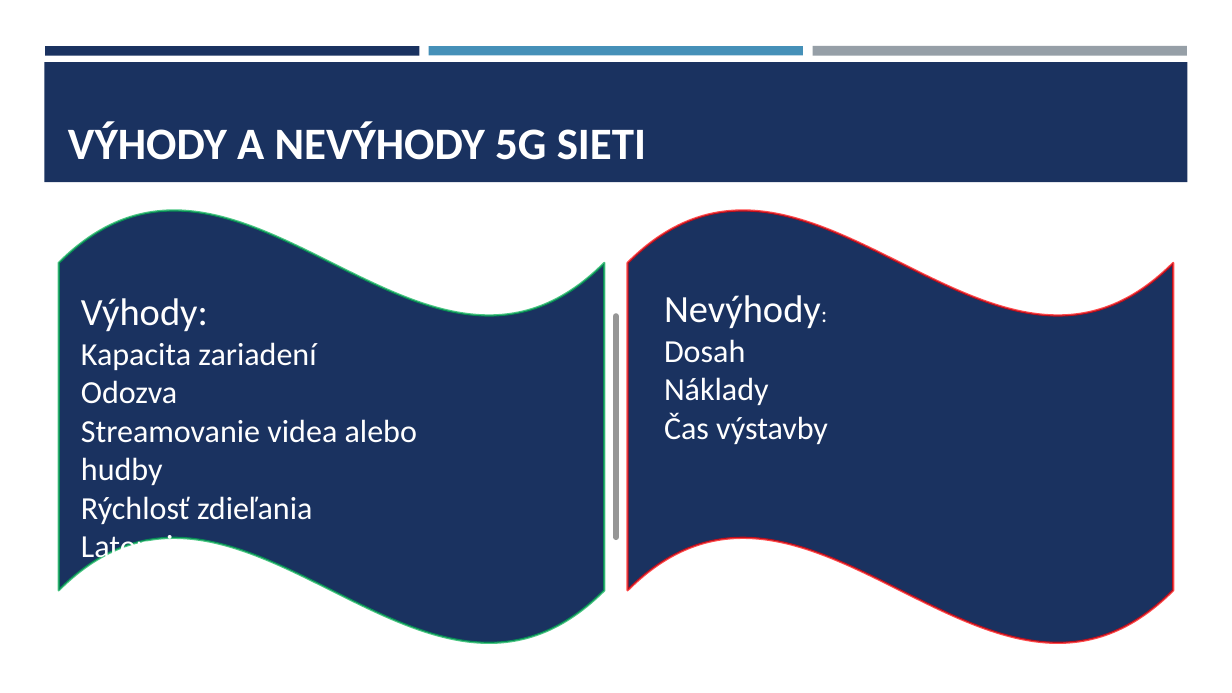
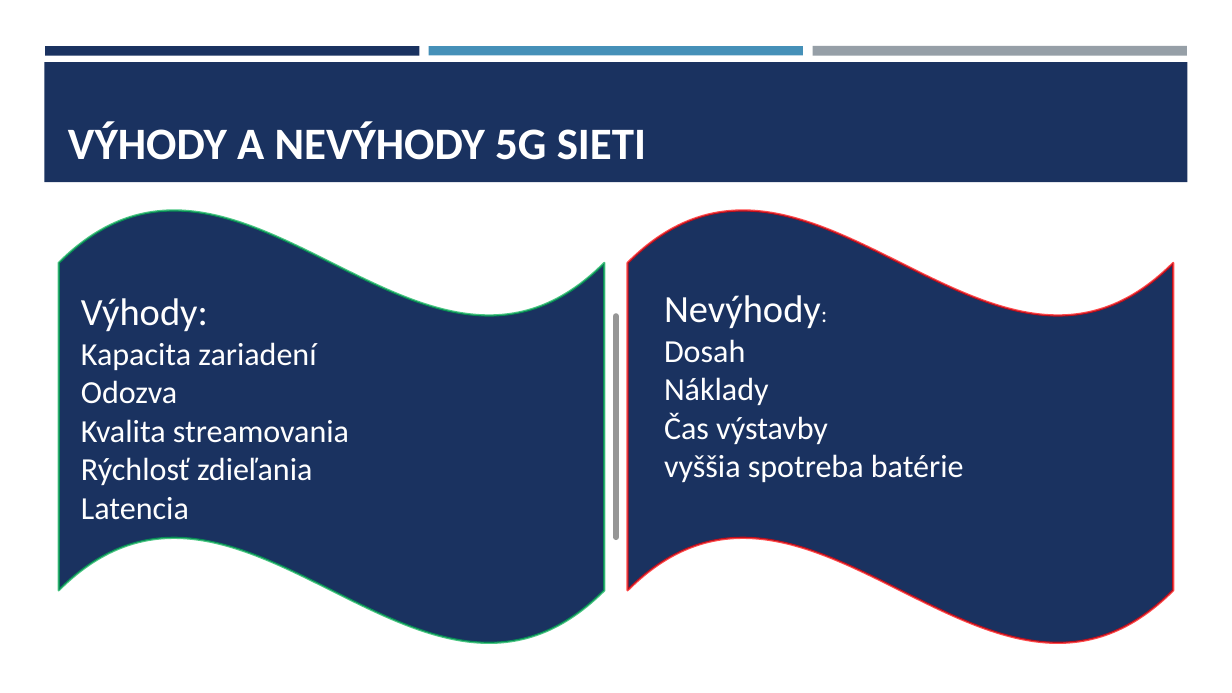
Before and after one commit to Stypec/Rocnikovy-projekt, a slide deck: slide 5 of 5g sieť.pptx. Drawn at 1232x693 pixels with LibreOffice and Linux fonts; fonts in the diff are those of the drawing. Boxes give left, top, right and bottom in pixels: in the first picture for what was removed or moved away, otherwise in the second. Text is boxed around its words. In the diff, an @@ line names an element or a change of style, - is before the commit and + after.

Commit message:
Porovnanie s predošlími generáciami
+Graf
- text

```diff
--- a/5g sieť.pptx
+++ b/5g sieť.pptx
@@ text at (x1=81, y1=419, x2=349, y2=443): text changed @@
-Streamovanie videa alebo hudby
+Kvalita streamovania
@@ text at (x1=664, y1=454, x2=964, y2=482): paragraph added @@
+vyššia spotreba batérie
```
Also in this commit, not shown: 1 slide added.
